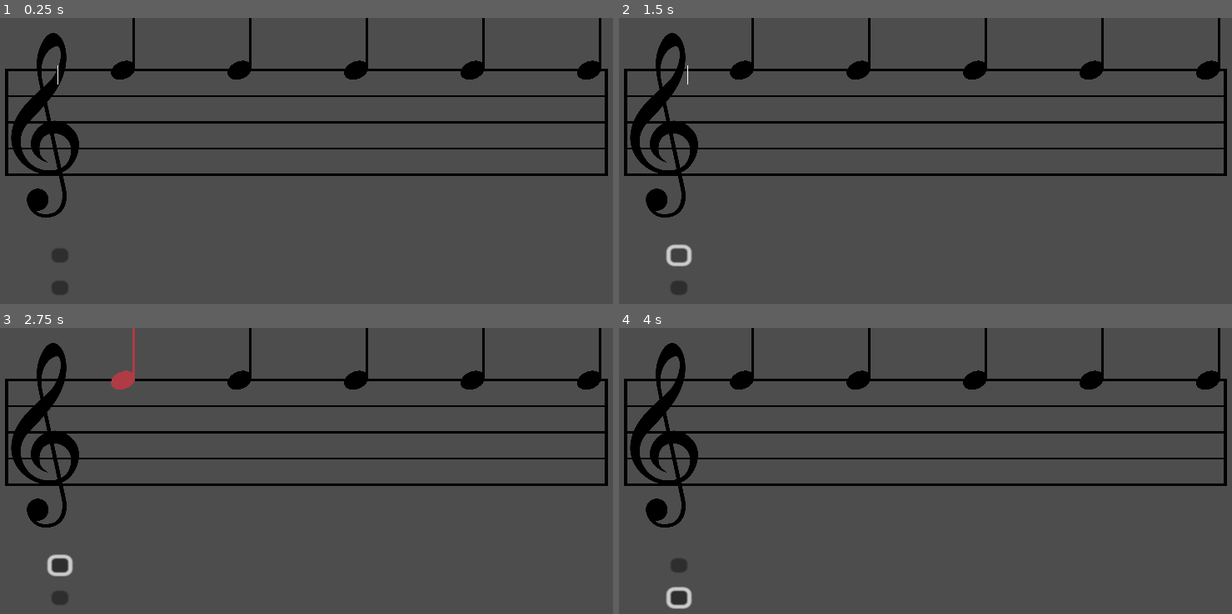
Above: before the commit, frames 1-4 (two rows, left to right).
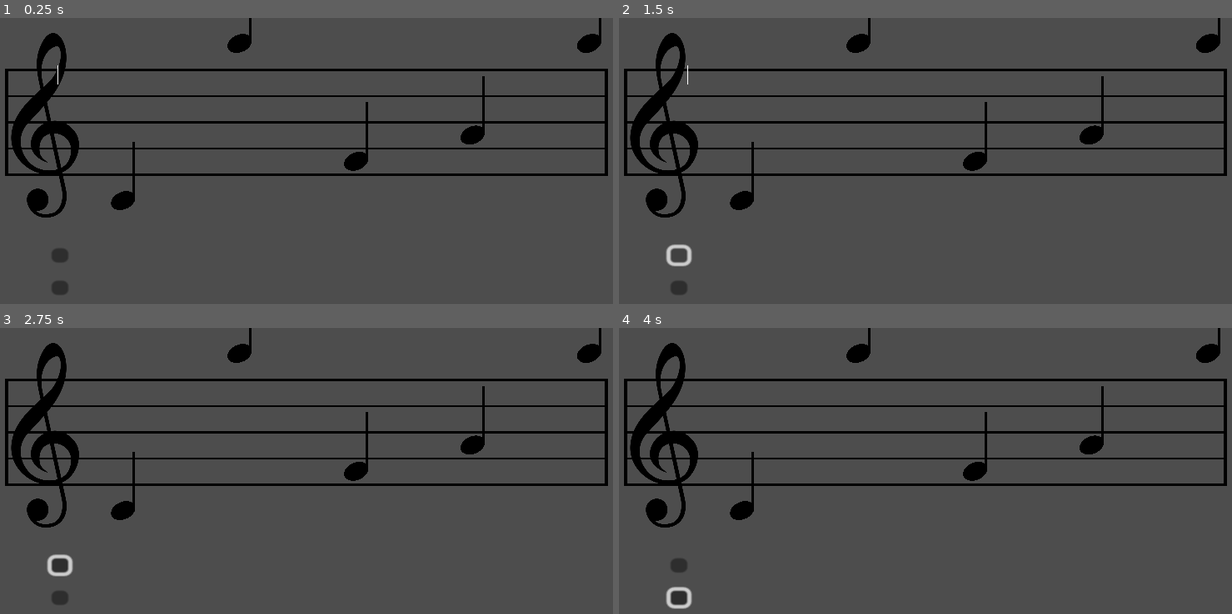
Above: after the commit, the same moments.

Repository: Sniggiho/COMP225-Reluna
Game: Godot game, scene res://Scenes/firstScene.tscn
Two runs of this game, one before a commit and one after it. Both use one fixed random seed, a clock stepped at 60 frames per second and the inputs below.
Inputs (mouse positions are in pixels of both pictures, inside the frame that each line leads up to):
- Up to frame 1 (0.25 s): no input
- Up to frame 2 (1.5 s): click (680, 255) at 0.5 s; click (680, 255) at 1.25 s
- Up to frame 3 (2.75 s): click (122, 379) at 2.02 s
- Up to frame 4 (4 s): click (680, 596) at 2.75 s; click (741, 379) at 3.52 s

The runs differ from the first frame. In frame 1, 2.3% of the frame differs, in the area x 18-99%, y 0-68%; in frame 2, 2.3%; in frame 3, 2.3%; in frame 4, 2.3%.

Commit message:
added basic vertical note placement

Diff:
--- a/Project/Scenes/LevelManager/LevelManager.gd
+++ b/Project/Scenes/LevelManager/LevelManager.gd
@@ -58,6 +58,7 @@
 ##
 var staffGapHeight : float
 
+
 @onready var _tuneCreatorScene : PackedScene = preload("res://Scenes/TuneCreator/tune_creator.tscn")
 var _tuneCreator : TuneCreator
 
@@ -86,8 +87,12 @@
 func createTuneCreator() -> void:
 	_tuneCreator = _tuneCreatorScene.instantiate()
 	add_child(_tuneCreator)
+	staffGapHeight = musicStaff.getLineHeight()
+	_tuneCreator.lineHeight = staffGapHeight
 	_tuneCreator.givePath(path)
 	_tuneCreator.setupRand(numAccidentals, bySharp, minOct, maxOct, listOfDetunedNotes, detuneDirection, maxDetuneCents, minDetuneCents)
+
+
 	pass
 
 ## Delete the tune creator (ideally you're going to create a new one with
@@ -121,7 +126,7 @@
 		numOutOfTune = numNotes-1
 	createListOfDetunedNotes()
 	createTuneCreator()
-	staffGapHeight = musicStaff.getLineHeight()
-	_tuneCreator.lineHeight = staffGapHeight
+
+	print(_tuneCreator.lineHeight)
 	print(listOfDetunedNotes)
 	pass
--- a/Project/Scenes/Note/Note.gd
+++ b/Project/Scenes/Note/Note.gd
@@ -55,3 +55,14 @@
 	else:
 		sprite.modulate = defaultColor
 	pass
+
+# return how much the note offset is
+func hOffset() -> int:
+	## uses C for the off set just because that is what it starts with
+	## dictionary for differences between notes
+	var noteDict = {"c": 0, "d": 1, "e": 2, "f": 3, "g": 4, "a": 5, "b": 6 }
+	## each octave will be 7 half note offsets
+	var octave = (int(noteName[-1]) - 4) * 7
+	## value based on the note
+	var noteVal = noteDict[noteName[0]]
+	return octave + noteVal
--- a/Project/Scenes/TuneCreator/TuneCreator.gd
+++ b/Project/Scenes/TuneCreator/TuneCreator.gd
@@ -87,11 +87,9 @@
 		print(note.global_position)
 		_listOfNotes.append(note)
 		note.global_position = _pathFollower.global_position
-		note.global_position.y += hOffset(note.noteName)
+		note.global_position.y += -1 * (note.hOffset() * lineHeight / 2)
+		##print(note.hOffset() * lineHeight / 2)
 
-func hOffset(noteName : String) -> float:
-	return 0.0
-	pass
 
 ## Getter method for retrieving the list of notes
 func getListOfNotes() -> Array:
--- a/Project/Scenes/firstScene.tscn
+++ b/Project/Scenes/firstScene.tscn
@@ -17,6 +17,7 @@
 position = Vector2(74, 125)
 
 [node name="Path2D" type="Path2D" parent="MusicStaff"]
+position = Vector2(0, 93)
 curve = SubResource("Curve2D_xmk5h")
 
 [node name="PathFollow2D" type="PathFollow2D" parent="MusicStaff/Path2D"]
@@ -26,6 +27,7 @@
 path = NodePath("../MusicStaff/Path2D")
 
 [node name="LevelManager" type="Node2D" parent="." node_paths=PackedStringArray("path", "musicStaff")]
+position = Vector2(-1, 0)
 script = ExtResource("1_xad2n")
 numAccidentals = 6
 bySharp = false
